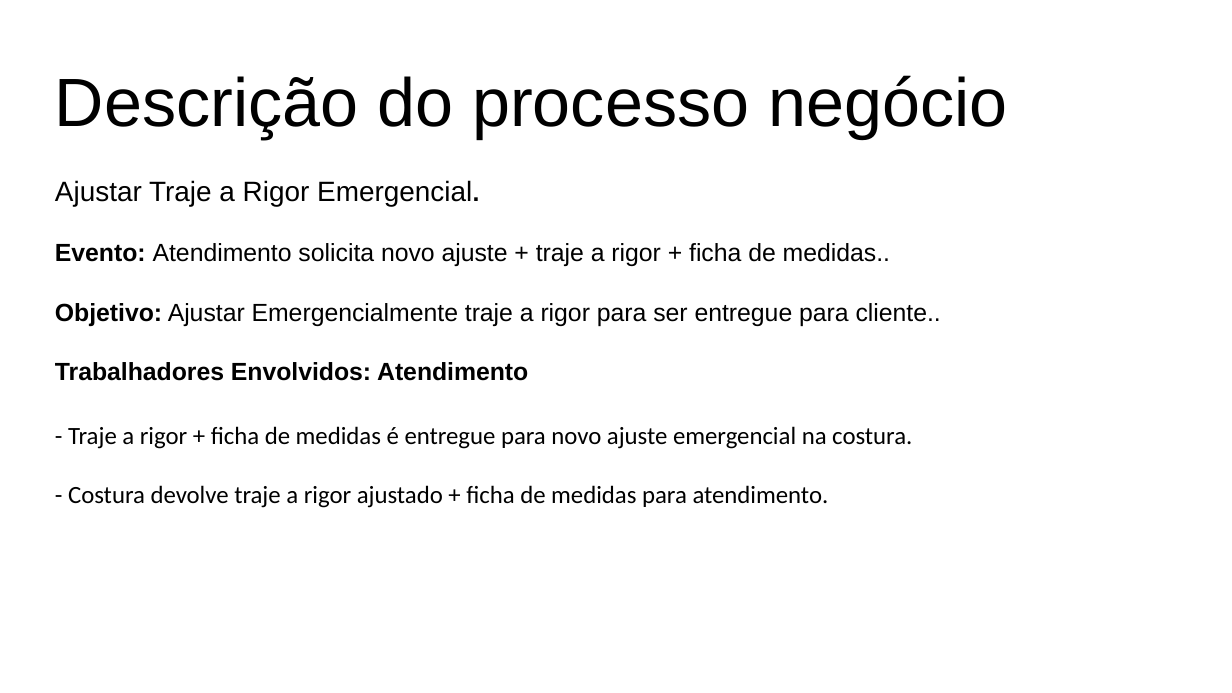
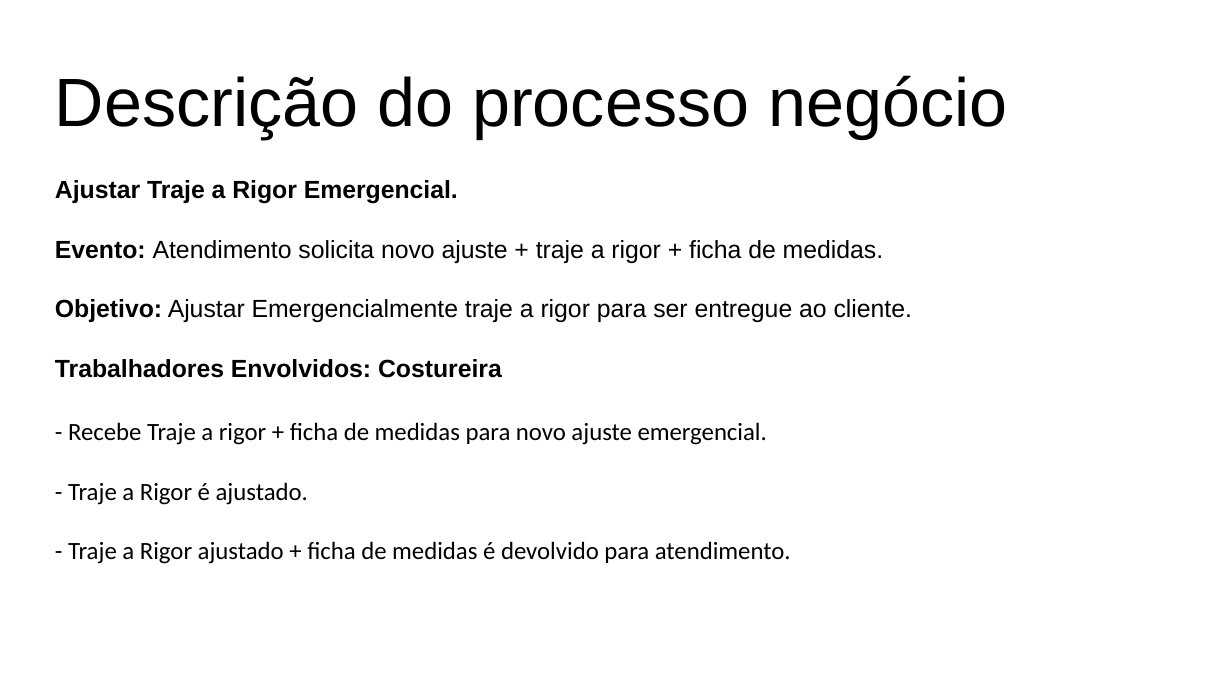
Before and after one commit to grupopenelopechavosa/OPE---Faculdade-Impacta, a slide deck: slide 7 of 18 - Descrição dos Processo de Negocio.pptx. Drawn at 1232x693 pixels with LibreOffice and Linux fonts; fonts in the diff are those of the drawing. Boxes give left, top, right and bottom in pixels: in the first picture for what was removed or moved away, otherwise in the second. Text is boxed around its words. In the diff, an @@ line names an element or a change of style, - is before the commit and + after.

```diff
--- a/18 - Descrição dos Processo de Negocio.pptx
+++ b/18 - Descrição dos Processo de Negocio.pptx
@@ text at bbox=[55, 180, 458, 204]: size 18 to 16 pt, bold on in "Ajustar Traje a Rigor Emergencial." @@
@@ text at bbox=[55, 240, 912, 564]: text changed @@
-Evento: Atendimento solicita novo ajuste + traje a rigor + ficha de medidas..
-Objetivo: Ajustar Emergencialmente traje a rigor para ser entregue para cliente..
-Trabalhadores Envolvidos: Atendimento
-- Traje a rigor + ficha de medidas é entregue para novo ajuste emergencial na costura.
-- Costura devolve traje a rigor ajustado + ficha de medidas para atendimento.
+Evento: Atendimento solicita novo ajuste + traje a rigor + ficha de medidas.
+Objetivo: Ajustar Emergencialmente traje a rigor para ser entregue ao cliente.
+Trabalhadores Envolvidos: Costureira
+- Recebe Traje a rigor + ficha de medidas para novo ajuste emergencial.
+- Traje a Rigor é ajustado.
+- Traje a Rigor ajustado + ficha de medidas é devolvido para atendimento.
```
Also in this commit, not shown: 4 other slides changed, 9 other files.
